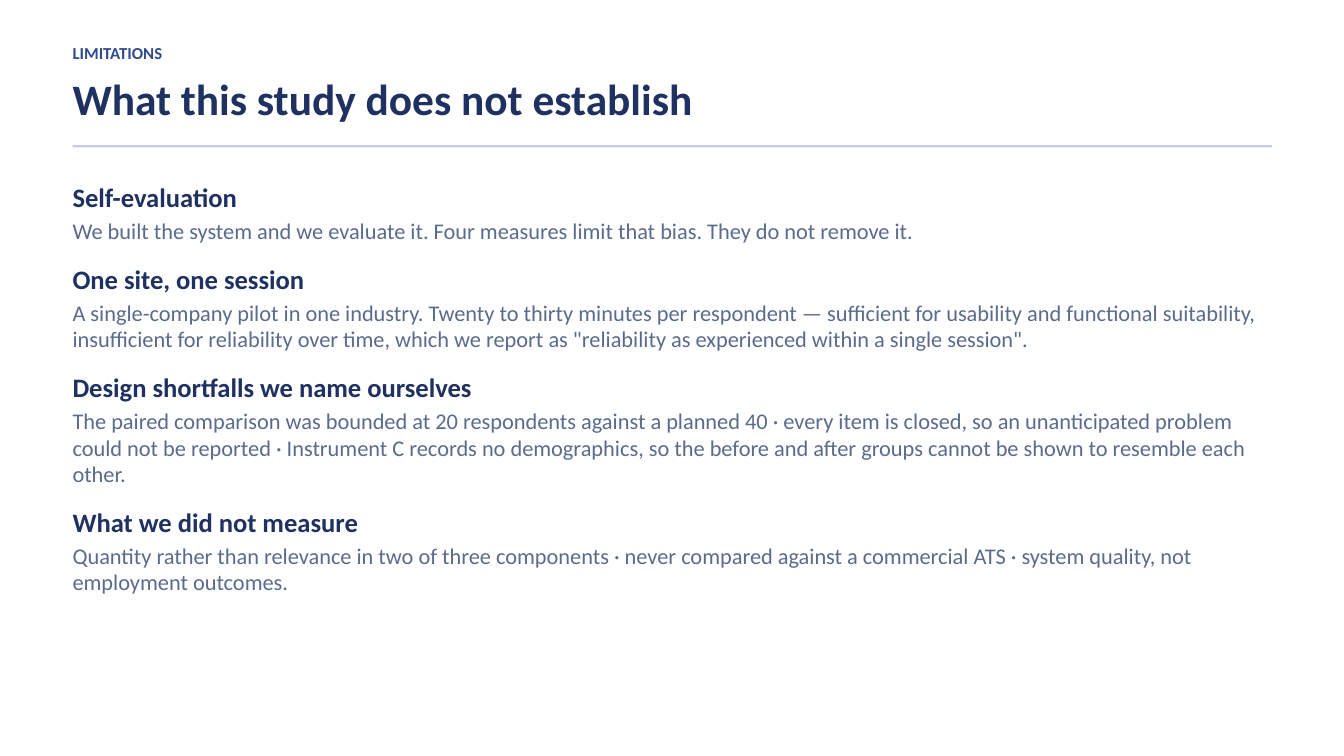
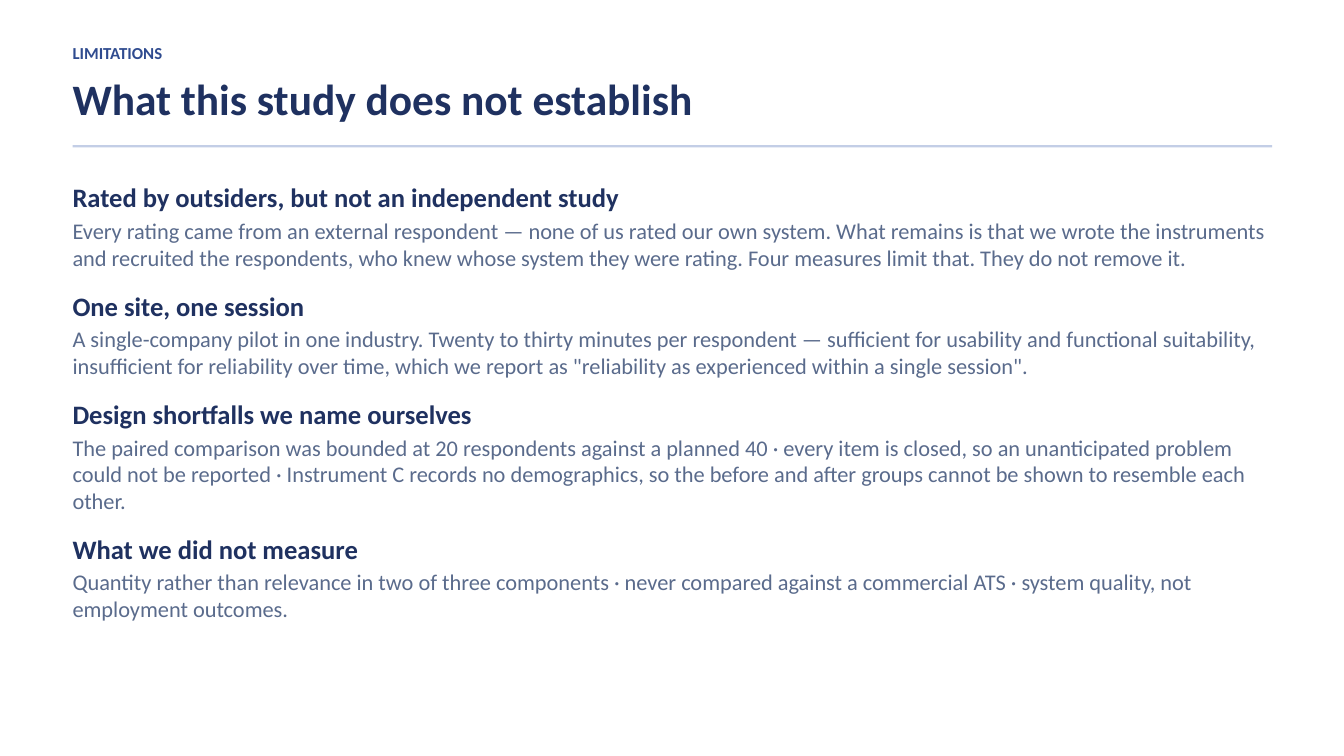
Before and after one commit to Talenss/CapstoneWebsite, a slide deck: slide 22 of 05_Website_Angular/docs/Linaw-PH-Defence-Presentation.pptx. Drawn at 1344x756 pixels with LibreOffice and Linux fonts; fonts in the diff are those of the drawing. Boxes give left, top, right and bottom in pixels: in the first picture for what was removed or moved away, otherwise in the second. Text is boxed around its words. In the diff, an @@ line names an element or a change of style, - is before the commit and + after.

```diff
--- a/05_Website_Angular/docs/Linaw-PH-Defence-Presentation.pptx
+++ b/05_Website_Angular/docs/Linaw-PH-Defence-Presentation.pptx
@@ text at [73, 188, 1264, 270]: text changed @@
-Self-evaluation
-We built the system and we evaluate it. Four measures limit that bias. They do not remove it.
+Rated by outsiders, but not an independent study
+Every rating came from an external respondent — none of us rated our own system. What remains is that we wrote the instruments and recruited the respondents, who knew whose system they were rating. Four measures limit that. They do not remove it.
```
Also in this commit, not shown: 1 other slide changed, 5 other files.
